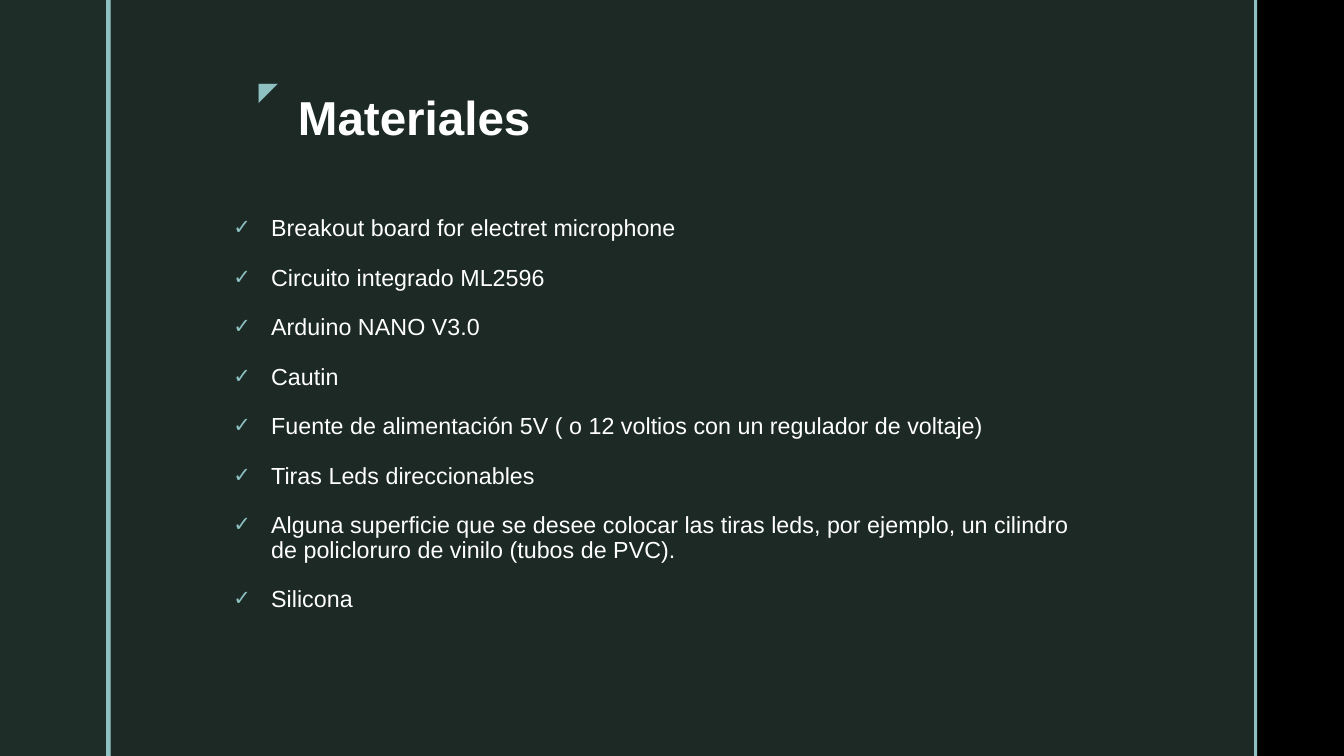
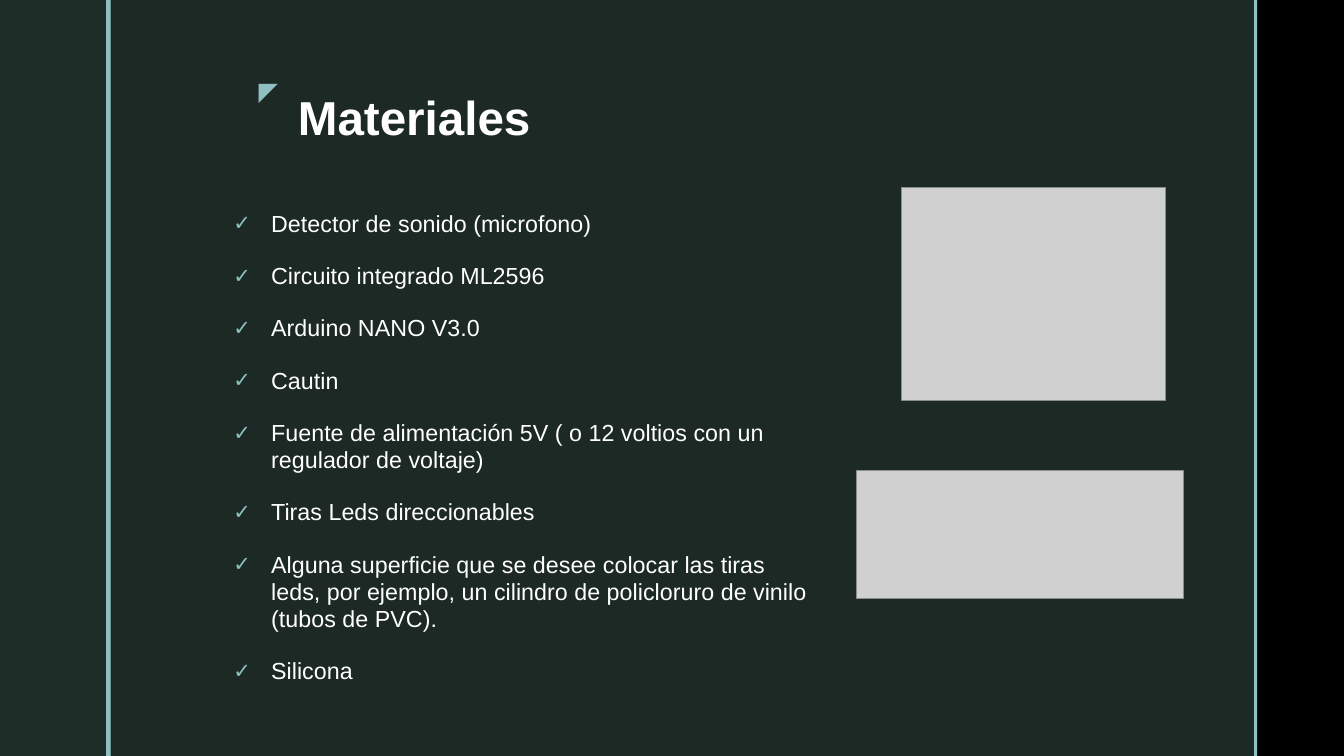
Before and after one commit to PhycomEspol/Audio-reactive, a slide deck: slide 4 of Expo.pptx (slide 3 before the commit). Drawn at 1344x756 pixels with LibreOffice and Linux fonts; fonts in the diff are those of the drawing; grey boxes stand for pictures; background and template pictures are left out. Boxes give left, top, right and bottom in pixels: in the first picture for what was removed or moved away, otherwise in the second. Text is boxed around its words. In the diff, an @@ line names an element or a change of style, - is before the commit and + after.

```diff
--- a/Expo.pptx
+++ b/Expo.pptx
@@ picture added at (902, 188, 1166, 400) @@
@@ text at (271, 215, 591, 237): text changed @@
-✓ Breakout board for electret microphone
+✓ Detector de sonido (microfono)
@@ text at (271, 267, 806, 680): line spacing 0.87 to 0.97 @@
@@ picture added at (857, 471, 1184, 599) @@
```
Also in this commit, not shown: 2 other slides changed, 2 slides added, 1 other file.
